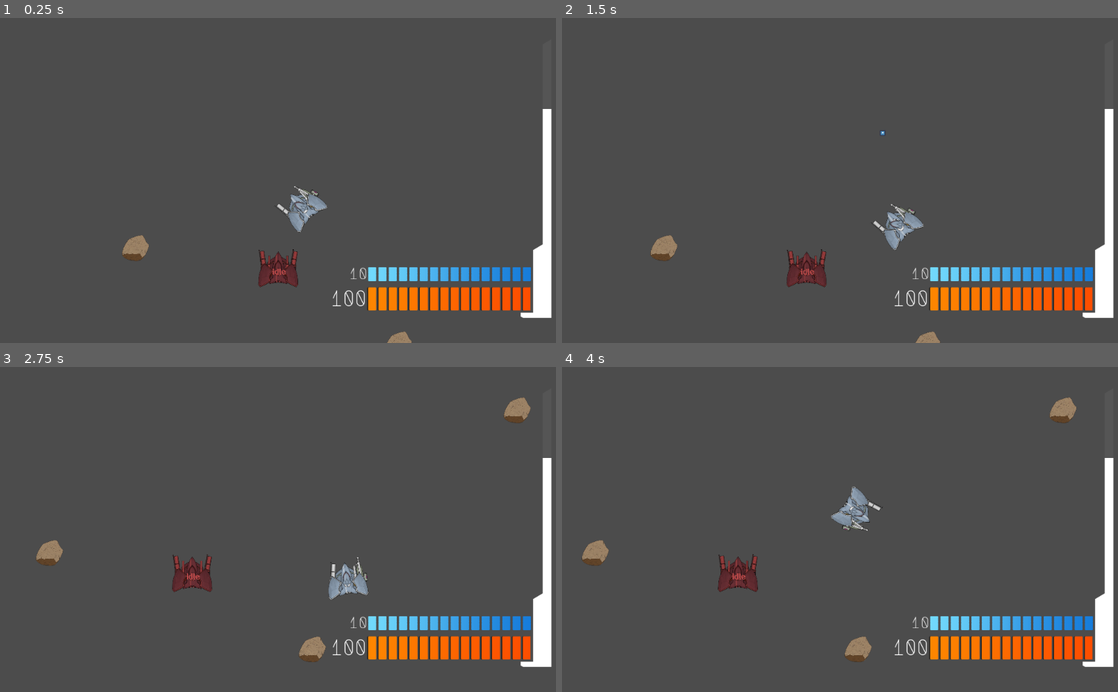
Above: before the commit, frames 1-4 (two rows, left to right).
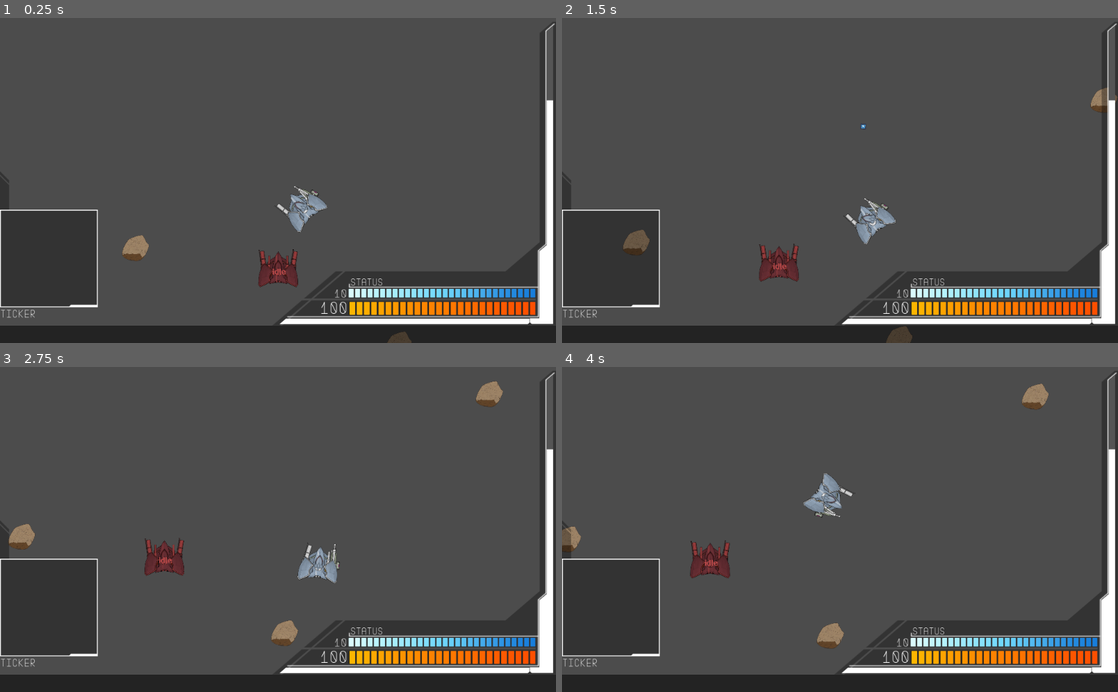
Above: after the commit, the same moments.

Repository: Littlerun-Bastion/Soulless-Steel
Game: Godot game, scene res://game/arena/Arena.tscn
Two runs of this game, one before a commit and one after it. Both use one fixed random seed, a clock stepped at 60 frames per second and the inputs below.
Inputs (mouse positions are in pixels of both pictures, inside the frame that each line leads up to):
- Up to frame 1 (0.25 s): no input
- Up to frame 2 (1.5 s): move the mouse to (962, 164) at 0.52 s; hold D (right) 0.53-1.28 s; hold F (honk) 0.53-1.28 s; move the mouse to (728, 196) at 1.27 s; hold S (down) from 1.28 s (still down); click (728, 196) at 1.35 s
- Up to frame 3 (2.75 s): move the mouse to (333, 458) at 2.02 s; release S (down) at 2.03 s; hold D (right) from 2.03 s (still down); hold Right mouse button (right_arm_weapon_shoot) from 2.03 s (still down)
- Up to frame 4 (4 s): move the mouse to (812, 594) at 2.77 s; release D (right) at 2.78 s; release Right mouse button (right_arm_weapon_shoot) at 2.78 s; hold W (up) 2.78-3.53 s; tap Ctrl (strafe) at 2.85 s; move the mouse to (1006, 578) at 3.52 s; hold A (left) from 3.53 s (still down); hold F (honk) from 3.53 s (still down)

The runs differ from the first frame. In frame 1, 19% of the frame differs, in the area x 0-100%, y 1-100%; in frame 2, 21%; in frame 3, 22%; in frame 4, 22%.

Commit message:
Addind ticker + minimap to UI

Diff:
--- a/project/game/mecha/Player.tscn
+++ b/project/game/mecha/Player.tscn
@@ -9,3 +9,7 @@
 
 [node name="Camera2D" parent="." index="2" instance=ExtResource( 3 )]
 zoom = Vector2( 3, 3 )
+drag_margin_left = 0.1
+drag_margin_top = 0.2
+drag_margin_right = 0.1
+drag_margin_bottom = 0.2
--- a/project/game/ui/PlayerHUD.tscn
+++ b/project/game/ui/PlayerHUD.tscn
@@ -8,6 +8,10 @@
 [ext_resource path="res://assets/images/ui/player_ui/shields_bar_background.png" type="Texture" id=6]
 [ext_resource path="res://assets/images/ui/player_ui/energy_bar_foreground.png" type="Texture" id=7]
 [ext_resource path="res://assets/images/ui/player_ui/energy_bar_baclground.png" type="Texture" id=8]
+[ext_resource path="res://assets/images/ui/player_ui/right_side_frame.png" type="Texture" id=9]
+[ext_resource path="res://assets/images/ui/player_ui/left_frame.png" type="Texture" id=10]
+[ext_resource path="res://game/ui/Ticker.tscn" type="PackedScene" id=11]
+[ext_resource path="res://assets/images/ui/player_ui/map_outline.png" type="Texture" id=12]
 
 [sub_resource type="StyleBoxTexture" id=1]
 texture = ExtResource( 3 )
@@ -22,14 +26,14 @@
 axis_stretch_vertical = 1
 
 [sub_resource type="DynamicFont" id=3]
-size = 43
+size = 33
 use_mipmaps = true
 use_filter = true
 font_data = ExtResource( 2 )
 
 [sub_resource type="StyleBoxTexture" id=4]
 texture = ExtResource( 5 )
-region_rect = Rect2( 0, 0, 566, 21 )
+region_rect = Rect2( 0, 0, 570, 21 )
 axis_stretch_horizontal = 1
 axis_stretch_vertical = 1
 
@@ -40,7 +44,7 @@
 axis_stretch_vertical = 1
 
 [sub_resource type="DynamicFont" id=6]
-size = 32
+size = 23
 use_mipmaps = true
 use_filter = true
 font_data = ExtResource( 2 )
@@ -57,16 +61,54 @@
 axis_stretch_horizontal = 1
 axis_stretch_vertical = 1
 
+[sub_resource type="DynamicFont" id=9]
+size = 20
+use_mipmaps = true
+use_filter = true
+font_data = ExtResource( 2 )
+
 [node name="PlayerHUD" type="CanvasLayer"]
 script = ExtResource( 1 )
 
+[node name="LeftFrame" type="TextureRect" parent="."]
+margin_top = 282.0
+margin_right = 180.0
+margin_bottom = 534.0
+texture = ExtResource( 10 )
+expand = true
+__meta__ = {
+"_edit_use_anchors_": false
+}
+
+[node name="MapFrame" type="TextureRect" parent="LeftFrame"]
+margin_left = -0.263351
+margin_top = 71.712
+margin_right = 179.737
+margin_bottom = 251.712
+texture = ExtResource( 12 )
+expand = true
+__meta__ = {
+"_edit_use_anchors_": false
+}
+
+[node name="RightFrame" type="TextureRect" parent="."]
+margin_left = 500.692
+margin_top = 3.57819
+margin_right = 1023.69
+margin_bottom = 571.578
+texture = ExtResource( 9 )
+expand = true
+__meta__ = {
+"_edit_use_anchors_": false
+}
+
 [node name="LifeBar" type="ProgressBar" parent="."]
-margin_left = 976.936
-margin_top = 497.076
-margin_right = 1278.94
-margin_bottom = 540.076
-rect_min_size = Vector2( 200, 43 )
-rect_scale = Vector2( -1, 1 )
+margin_left = 985.553
+margin_top = 523.809
+margin_right = 1476.55
+margin_bottom = 566.809
+rect_min_size = Vector2( 200, 0 )
+rect_scale = Vector2( -0.7, 0.55 )
 custom_styles/fg = SubResource( 1 )
 custom_styles/bg = SubResource( 2 )
 value = 50.0
@@ -76,11 +118,11 @@
 }
 
 [node name="Label" type="Label" parent="LifeBar"]
-margin_left = 440.0
-margin_top = -0.250854
-margin_right = 578.0
-margin_bottom = 43.7491
-rect_scale = Vector2( -1, 1 )
+margin_left = 639.978
+margin_top = -8.92456
+margin_right = 741.978
+margin_bottom = 25.0754
+rect_scale = Vector2( -1.429, 1.818 )
 custom_fonts/font = SubResource( 3 )
 text = "023456"
 align = 2
@@ -90,12 +132,12 @@
 }
 
 [node name="ShieldBar" type="ProgressBar" parent="."]
-margin_left = 977.922
-margin_top = 459.701
-margin_right = 1279.92
-margin_bottom = 502.701
-rect_min_size = Vector2( 200, 43 )
-rect_scale = Vector2( -1, 0.6 )
+margin_left = 985.709
+margin_top = 499.597
+margin_right = 1551.71
+margin_bottom = 520.597
+rect_min_size = Vector2( 200, 0 )
+rect_scale = Vector2( -0.607, 0.75 )
 custom_styles/fg = SubResource( 4 )
 custom_styles/bg = SubResource( 5 )
 value = 50.0
@@ -105,11 +147,11 @@
 }
 
 [node name="Label" type="Label" parent="ShieldBar"]
-margin_left = 403.509
-margin_top = -5.54041
-margin_right = 506.509
-margin_bottom = 27.4596
-rect_scale = Vector2( -1, 1.667 )
+margin_left = 690.244
+margin_top = -3.5202
+margin_right = 762.244
+margin_bottom = 20.4798
+rect_scale = Vector2( -1.647, 1.333 )
 custom_fonts/font = SubResource( 6 )
 text = "023456"
 align = 2
@@ -119,13 +161,13 @@
 }
 
 [node name="EnergyBar" type="ProgressBar" parent="."]
-margin_left = 958.274
-margin_top = 554.08
-margin_right = 1972.27
-margin_bottom = 622.08
+margin_left = 975.417
+margin_top = 565.447
+margin_right = 1989.42
+margin_bottom = 633.447
 rect_min_size = Vector2( 1014, 68 )
 rect_rotation = -90.0
-rect_scale = Vector2( 0.507707, 0.851076 )
+rect_scale = Vector2( 0.543, 0.65 )
 custom_styles/fg = SubResource( 7 )
 custom_styles/bg = SubResource( 8 )
 value = 90.0
@@ -134,5 +176,20 @@
 "_edit_use_anchors_": false
 }
 
+[node name="Status" type="Label" parent="."]
+margin_left = 645.482
+margin_top = 477.977
+margin_right = 705.482
+margin_bottom = 497.977
+custom_fonts/font = SubResource( 9 )
+text = "STATUS"
+align = 2
+valign = 1
+__meta__ = {
+"_edit_use_anchors_": false
+}
+
+[node name="Ticker" parent="." instance=ExtResource( 11 )]
+
 [connection signal="value_changed" from="LifeBar" to="." method="_on_LifeBar_value_changed"]
 [connection signal="value_changed" from="ShieldBar" to="." method="_on_ShieldBar_value_changed"]
--- /dev/null
+++ b/project/game/ui/Ticker.tscn
@@ -0,0 +1,38 @@
+[gd_scene load_steps=3 format=2]
+
+[ext_resource path="res://assets/fonts/Zector/Zector.ttf" type="DynamicFontData" id=1]
+
+[sub_resource type="DynamicFont" id=1]
+size = 21
+use_mipmaps = true
+use_filter = true
+font_data = ExtResource( 1 )
+
+[node name="Ticker" type="Control"]
+margin_right = 40.0
+margin_bottom = 40.0
+__meta__ = {
+"_edit_use_anchors_": false
+}
+
+[node name="BG" type="ColorRect" parent="."]
+anchor_right = 1.0
+anchor_bottom = 1.0
+margin_left = 0.0789909
+margin_top = 567.828
+margin_right = 984.079
+margin_bottom = 559.828
+color = Color( 0, 0, 0, 0.533333 )
+__meta__ = {
+"_edit_use_anchors_": false
+}
+
+[node name="Label" type="Label" parent="."]
+margin_top = 536.0
+margin_right = 66.0
+margin_bottom = 558.0
+custom_fonts/font = SubResource( 1 )
+text = "Ticker"
+__meta__ = {
+"_edit_use_anchors_": false
+}
Binary file added: project/assets/images/ui/player_ui/left_frame.png
Not shown, added: project/assets/images/ui/player_ui/left_frame.png.import
Binary file added: project/assets/images/ui/player_ui/map_outline.png
Not shown, added: project/assets/images/ui/player_ui/map_outline.png.import
Binary file added: project/assets/images/ui/player_ui/right_side_frame.png
Not shown, added: project/assets/images/ui/player_ui/right_side_frame.png.import
Not shown: 1 places in project/game/ui/PlayerHUD.tscn that only renumber resources
